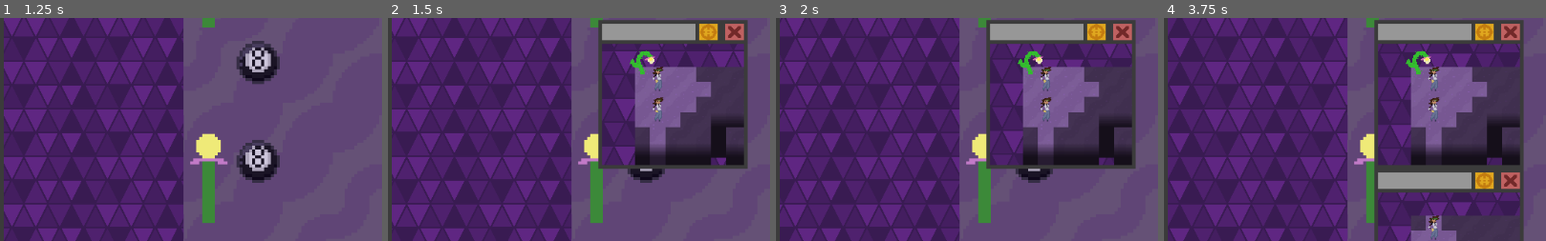
Above: before the commit, frames 1-4 (left to right).
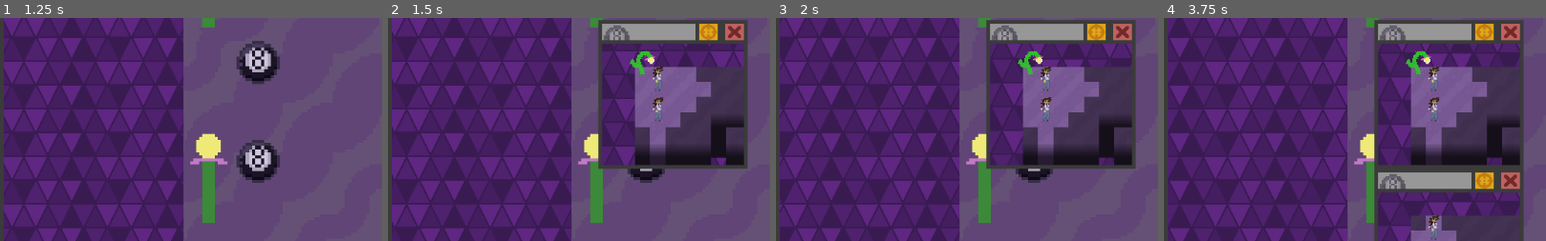
Above: after the commit, the same moments.

Repository: SomeSortOfSam/Metahedron
Game: Godot game, scene res://Scripts/Menu/Menu.tscn
The game is run twice, just before and just after one commit, with the same random seed, the same clock (stepped at 60 frames per second) and the same inputs.
Inputs (mouse positions are % of the whole screen's width and height, from its top left):
- Up to frame 1 (1.25 s): click (50, 75) at 0.5 s
- Up to frame 2 (1.5 s): click (25, 95) at 1.27 s
- Up to frame 3 (2 s): no input
- Up to frame 4 (3.75 s): click (42, 24) at 2 s; click (48, 95) at 2.77 s; click (75, 95) at 3.52 s
The pictures show only the part of the screen within x 0-50%, y 21-71%; the shares and areas given below are measured in that part.

Frame 1 is identical in both runs. In frame 2, 0.2% of the frame differs, in the area x 56-64%, y 3-10%; in frame 3, 0.2%; in frame 4, 0.5%, in the area x 56-64%, y 3-77%.

Commit message:
Icon in top bar

Diff:
--- a/Scripts/Primary/Interface/Bootstrap/Primary Loop Bootstrap.tscn
+++ b/Scripts/Primary/Interface/Bootstrap/Primary Loop Bootstrap.tscn
@@ -78,10 +78,6 @@
 texture = ExtResource( 5 )
 script = ExtResource( 6 )
 
-[node name="Timer" type="Timer" parent="VSplitContainer/Playspace/Body/MapScaler/TileMap/Cursor"]
-wait_time = 0.02
-one_shot = true
-
 [node name="UnitGUI" type="HBoxContainer" parent="VSplitContainer"]
 margin_top = 545.0
 margin_right = 1024.0
@@ -121,5 +117,4 @@
 
 [connection signal="mouse_exited" from="VSplitContainer/Playspace/Body" to="VSplitContainer/Playspace/Body" method="_on_Body_mouse_exited"]
 [connection signal="position_accepted" from="VSplitContainer/Playspace/Body" to="." method="_on_Cursor_position_accepted"]
-[connection signal="timeout" from="VSplitContainer/Playspace/Body/MapScaler/TileMap/Cursor/Timer" to="VSplitContainer/Playspace/Body/MapScaler/TileMap/Cursor" method="_on_Timer_timeout"]
 [connection signal="timeout" from="EndScreen/Timer" to="." method="_on_Timer_timeout"]
--- a/Scripts/Primary/Interface/Cursors/Cursor.gd
+++ b/Scripts/Primary/Interface/Cursors/Cursor.gd
@@ -2,9 +2,6 @@
 class_name Cursor, "res://Assets/Editor Icons/Cursor.png"
 ## A cursor for WindowCursor that draws a texture on a tile
 
-onready var _timer : Timer = $Timer
-
-var in_bounds := false
 var map : Map
 
 func setup_scale():
@@ -14,12 +11,8 @@
 func draw_display(cell : Vector2, acceptable : bool):
 	if acceptable:
 		position = MapSpaceConverter.map_to_local(cell,map)
-	in_bounds = acceptable
-	_timer.start()
+	modulate.a = 1 if acceptable else 0
 
 func _on_map_change(new_map):
 	map = new_map
 	setup_scale()
-
-func _on_Timer_timeout():
-	modulate.a = 1 if in_bounds else 0
--- a/Scripts/Primary/Interface/MovementWindow/Movement Window.gd
+++ b/Scripts/Primary/Interface/MovementWindow/Movement Window.gd
@@ -9,6 +9,7 @@
 
 onready var body : MovementWindowBody = $Body/Body
 onready var topbar = $TopBar
+onready var icon : TextureRect = $TopBar/Body/Icon
 
 onready var outline0 : ColorRect = $Body/Outline
 onready var outline1 : ColorRect = $TopBar/Outline
@@ -39,6 +40,7 @@
 
 func subscribe(person):
 	player_accessible = !person.is_evil
+	icon.texture = person.character.level_texture
 
 	var _connection
 
@@ -100,7 +102,6 @@
 	show()
 	call_deferred("call_deferred","center_around_tile",map.center_cell) #1 frame to render, 1 frame for rect_size to update
 
-
 func _on_TopBar_accepted_window_movement(delta):
 	if (player_accessible):
 		rect_position += delta
--- a/Scripts/Primary/Interface/MovementWindow/Movement Window.tscn
+++ b/Scripts/Primary/Interface/MovementWindow/Movement Window.tscn
@@ -79,11 +79,20 @@
 margin_top = 5.0
 margin_right = -5.0
 margin_bottom = -5.0
+rect_clip_content = true
 mouse_filter = 1
 color = Color( 0.596078, 0.596078, 0.596078, 1 )
 __meta__ = {
 "_edit_use_anchors_": false
 }
+
+[node name="Icon" type="TextureRect" parent="TopBar/Body"]
+modulate = Color( 0.8, 0.8, 0.8, 0.498039 )
+margin_right = 40.0
+margin_bottom = 40.0
+mouse_filter = 2
+expand = true
+stretch_mode = 6
 
 [node name="Attack" type="TextureButton" parent="TopBar"]
 anchor_left = 1.0
--- a/Scripts/Primary/Map/RefrenceMap.gd
+++ b/Scripts/Primary/Map/RefrenceMap.gd
@@ -71,7 +71,8 @@
 func on_person_move(cell_delta,person):
 	if people.erase(MapSpaceConverter.internal_map_to_map(person.cell - cell_delta,self)):
 		people[MapSpaceConverter.internal_map_to_map(person.cell,self)] = person
-	if !Pathfinder.is_cell_in_range(center_cell,person.cell - cell_delta,tile_range) && Pathfinder.is_cell_in_range(center_cell,person.cell,tile_range):
+	if !Pathfinder.is_cell_in_range(center_cell,person.cell - cell_delta,tile_range) && \
+	Pathfinder.is_cell_in_range(center_cell,person.cell,tile_range):
 		var unit = person.to_unit(self, false)
 		unit.position -= cell_delta * tile_map.cell_size
 		unit._on_person_move(cell_delta, person, map)
